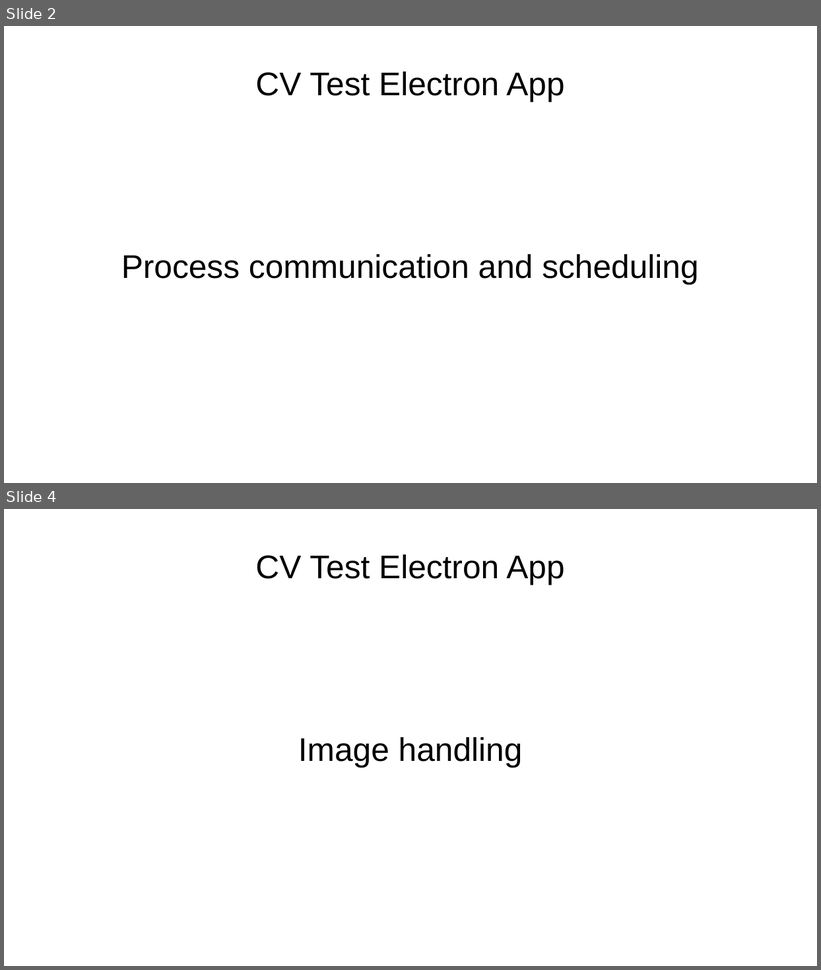
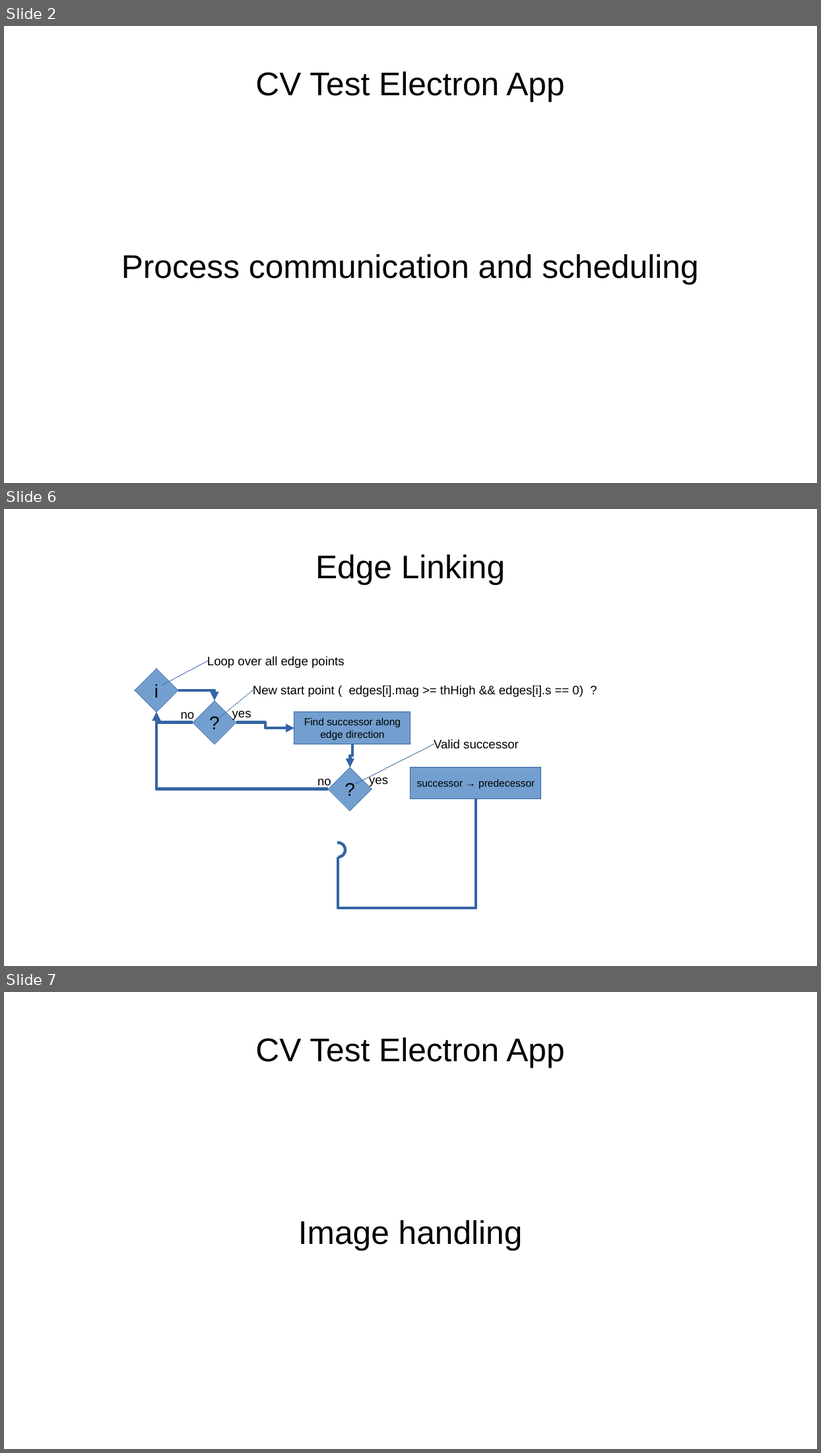
Before and after one commit to AxelTe/cvTestElectron, a slide deck: insides.odp. Shown one above the other, each under a label of ours: slides 2 and 4 before the commit, slides 2, 6 and 7 after it; the slides between them are not shown. The pictures are 821x970 and 821x1453 pixels, drawn with LibreOffice and Linux fonts; fonts in the diff are those of the drawing. Boxes give left, top, right and bottom in pixels: in the first picture for what was removed or moved away, otherwise in the second. Text is boxed around its words. In the diff, an @@ line names an element or a change of style, - is before the commit and + after.

Commit message:
linking and contours

```diff
--- a/insides.odp
+++ b/insides.odp
@@ slide 6 added at <box>4,509,817,966</box>, background #FFFFFF @@
@@ title added at <box>316,555,505,584</box>, 32 pt, text #000000 @@
+Edge Linking
@@ line added from (208, 661) to (162, 685), #3465A4 0 pt @@
@@ text added at <box>207,656,345,668</box>, 12 pt, text #000000 @@
+Loop over all edge points
@@ diamond added at <box>135,669,178,713</box>, fill #729FCF, outline #3465A4 0 pt @@
@@ ellipse added at <box>149,683,164,698</box>, fill #729FCF, outline #729FCF 0 pt, 18 pt, text #000000 @@
+i
@@ text added at <box>253,685,583,697</box>, 12 pt, text #000000 @@
+New start point ( edges[i].mag >= thHigh && edges[i].s == 0) ?
@@ elbow arrow added from (178, 691) to (215, 701), #3465A4 2.83 pt @@
@@ diamond added at <box>193,701,236,745</box>, fill #729FCF, outline #3465A4 0 pt @@
@@ line added from (253, 691) to (219, 717), #3465A4 0 pt @@
@@ elbow arrow added from (193, 722) to (156, 713), #3465A4 2.83 pt @@
@@ elbow arrow added from (329, 789) to (156, 713), #3465A4 2.83 pt @@
@@ text added at <box>181,712,195,722</box>, 12 pt, text #000000 @@
+no
@@ ellipse added at <box>208,716,222,730</box>, fill #729FCF, outline #729FCF 0 pt, 18 pt, text #000000 @@
+?
@@ text added at <box>232,711,252,720</box>, 12 pt, text #000000 @@
+yes
@@ elbow arrow added from (236, 722) to (294, 728), #3465A4 2.83 pt @@
@@ rectangle added at <box>294,713,411,745</box>, fill #729FCF, outline #3465A4 0 pt, 10 pt, text #000000 @@
+Find successor along edge direction
@@ elbow arrow added from (352, 745) to (350, 767), #3465A4 2.83 pt @@
@@ line added from (434, 745) to (355, 784), #3465A4 0 pt @@
@@ text added at <box>434,739,519,749</box>, 12 pt, text #000000 @@
+Valid successor
@@ text added at <box>318,779,331,789</box>, 12 pt, text #000000 @@
+no
@@ diamond added at <box>329,767,372,811</box>, fill #729FCF, outline #3465A4 0 pt @@
@@ ellipse added at <box>343,782,358,797</box>, fill #729FCF, outline #729FCF 0 pt, 18 pt, text #000000 @@
+?
@@ text added at <box>369,774,388,787</box>, 12 pt, text #000000 @@
+yes
@@ rectangle added at <box>411,767,541,799</box>, fill #729FCF, outline #3465A4 0 pt, 10 pt, text #000000 @@
+successor → predecessor
@@ elbow line added from (476, 799) to (338, 857), #3465A4 2.83 pt @@
@@ arc (boxed as its full ellipse) added at <box>331,843,346,858</box>, outline #3465A4 2.83 pt @@
@@ what was slide 4 is now slide 7 @@
```
Also in this commit, not shown: 2 other slides added, 5 slides removed, 12 other files.
